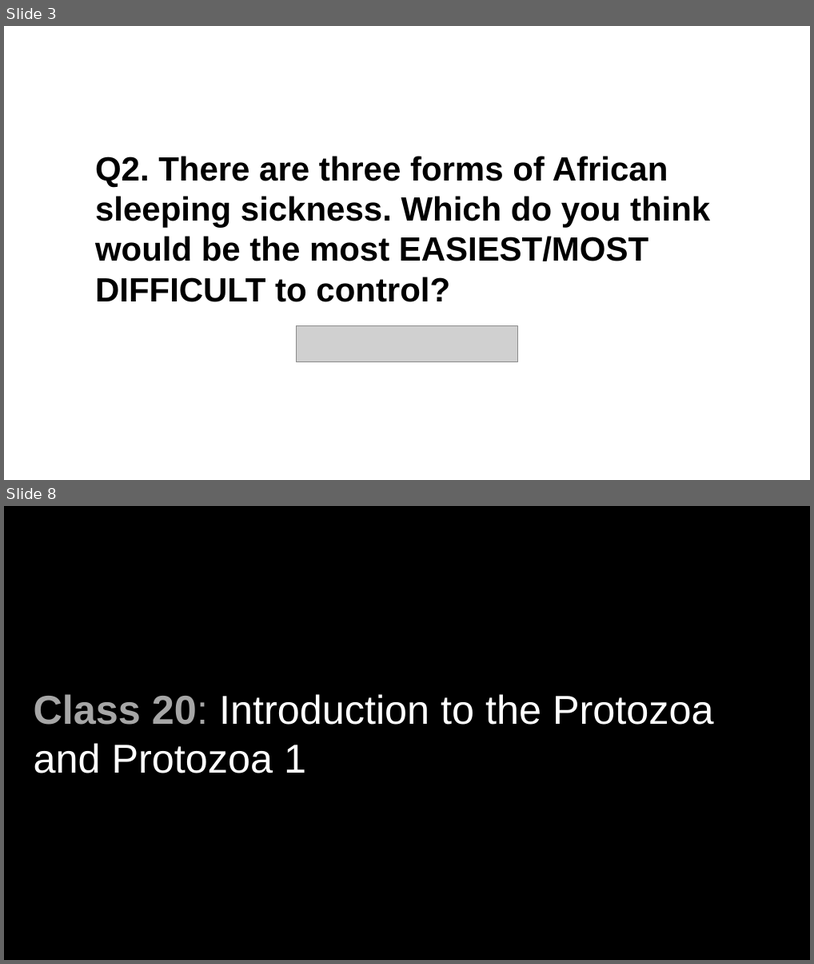
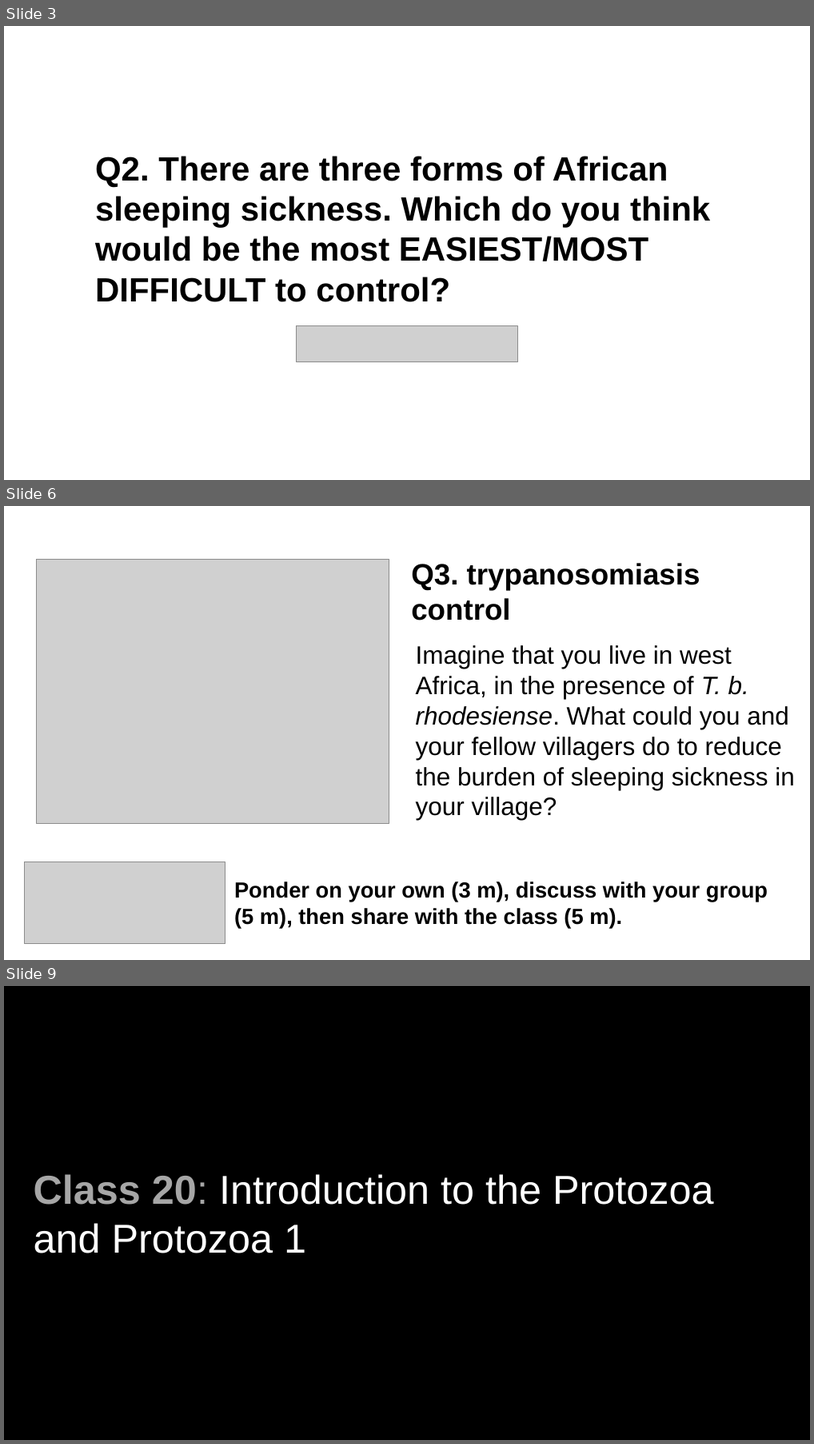
Before and after one commit to wood-lab/fish_406, a slide deck: docs/lectures/in-class_activities/class_20.pptx. Shown one above the other, each under a label of ours: slides 3 and 8 before the commit, slides 3, 6 and 9 after it; the slides between them are not shown. The pictures are 814x964 and 814x1444 pixels, drawn with LibreOffice and Linux fonts; fonts in the diff are those of the drawing; grey boxes stand for pictures. Boxes give left, top, right and bottom in pixels: in the first picture for what was removed or moved away, otherwise in the second. Text is boxed around its words. In the diff, an @@ line names an element or a change of style, - is before the commit and + after.

```diff
--- a/docs/lectures/in-class_activities/class_20.pptx
+++ b/docs/lectures/in-class_activities/class_20.pptx
@@ slide 6 added at [4, 506, 810, 960], background #FFFFFF @@
@@ picture added at [36, 560, 389, 823] @@
@@ text added at [411, 563, 701, 620], 35 pt, text #000000, bold @@
+Q3. trypanosomiasis control
@@ text added at [416, 645, 794, 820], 30 pt, text #000000 @@
+Imagine that you live in west Africa, in the presence of T. b. rhodesiense. What could you and your fellow villagers do to reduce the burden of sleeping sickness in your village?
@@ picture added at [25, 862, 226, 944] @@
@@ text added at [234, 881, 768, 928], 26 pt, text #000000, bold @@
+Ponder on your own (3 m), discuss with your group
+(5 m), then share with the class (5 m).
@@ what was slide 8 is now slide 9 @@
```
Also in this commit, not shown: 1 slide changed, 8 other files.
